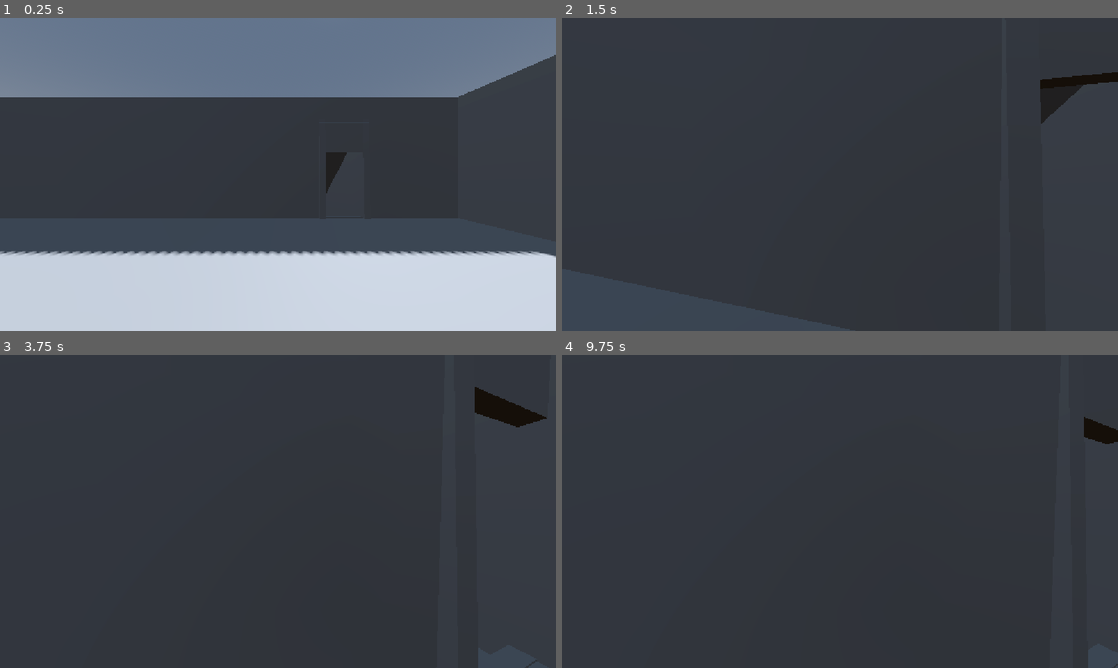
Above: before the commit, frames 1-4 (two rows, left to right).
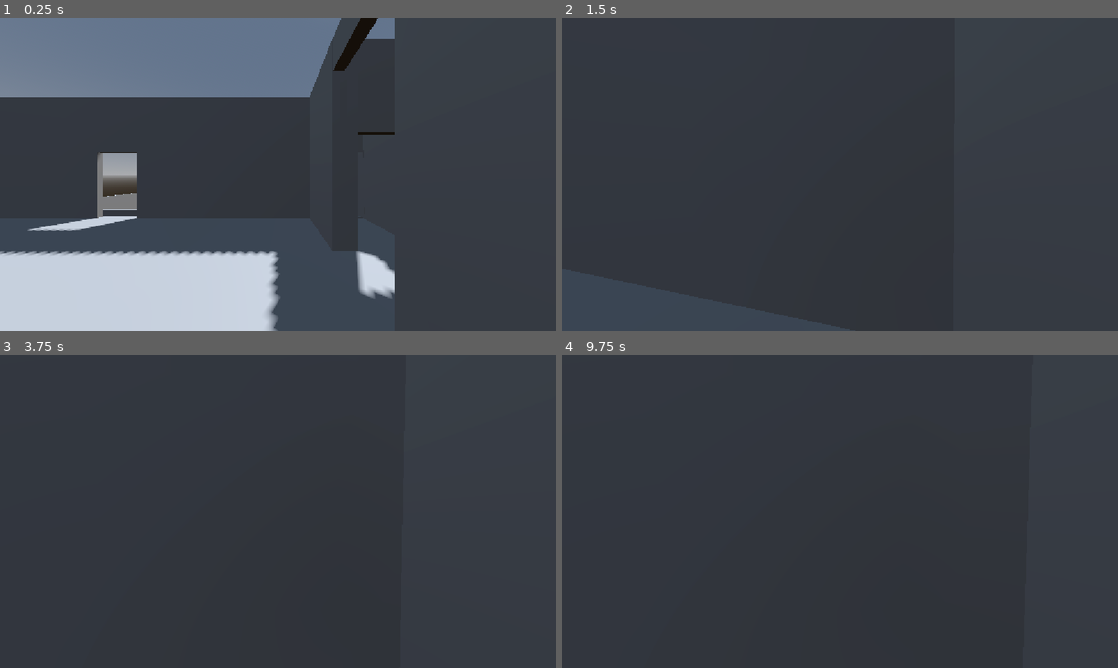
Above: after the commit, the same moments.

Repository: jh4smine/Nyctophobia
Game: Godot game, scene res://levels/main_house.tscn
Same seed, same stepped clock (60 frames per second), same inputs: the game is played once before the commit and once after it.
Inputs (mouse positions are in pixels of both pictures, inside the frame that each line leads up to):
- Up to frame 1 (0.25 s): no input
- Up to frame 2 (1.5 s): tap Enter at 0.5 s; move the mouse to (867, 174) at 0.52 s; hold Shift (sprint) 0.53-1.28 s; hold W (up) from 0.53 s (still down); move the mouse to (812, 174) at 1.27 s; tap Shift (sprint) at 1.35 s
- Up to frame 3 (3.75 s): keep holding W (up); move the mouse to (289, 505) at 2.02 s; hold Shift (sprint) 2.03-2.78 s; tap Space at 2.75 s; move the mouse to (272, 517) at 2.77 s; tap Shift (sprint) at 2.85 s; tap Enter at 3.5 s; move the mouse to (316, 514) at 3.52 s; hold Shift (sprint) from 3.53 s (still down)
- Up to frame 4 (9.75 s): move the mouse to (795, 508) at 4.27 s; release Shift (sprint) at 4.28 s; tap Shift (sprint) every 1.5 s from 4.35 to 8.85 s; tap Space at 5, 9.5 s; move the mouse to (845, 511) at 5.02 s; hold Shift (sprint) 5.03-5.78 s; tap Enter at 5.75 s; move the mouse to (817, 505) at 5.77 s; release W (up) at 5.78 s; hold D (right) 5.78-6.53 s; move the mouse to (867, 511) at 6.52 s; hold Shift (sprint) 6.53-7.28 s; hold W (up) 6.53-8.78 s; move the mouse to (812, 511) at 7.27 s; move the mouse to (851, 505) at 8.02 s; hold Shift (sprint) 8.03-8.78 s; move the mouse to (834, 517) at 8.77 s; hold A (left) 8.78-9.53 s; move the mouse to (878, 514) at 9.52 s; hold W (up) from 9.53 s (still down); hold Shift (sprint) from 9.53 s (still down)

The runs differ from the first frame. In frame 1, 24% of the frame differs, in the area x 4-100%, y 0-100%; in frame 2, 0.9%; in frame 3, 0.8%; in frame 4, 0.3%.

Commit message:
Interior Update

Diff:
--- a/levels/main_house.tscn
+++ b/levels/main_house.tscn
@@ -4,6 +4,7 @@
 [ext_resource type="Script" uid="uid://nbtp0gtardcu" path="res://levels/player.gd" id="1_qm5cn"]
 [ext_resource type="PackedScene" uid="uid://dt6xn86ixgpp2" path="res://levels/room_3.tscn" id="2_mj00m"]
 [ext_resource type="PackedScene" uid="uid://dgmh1nofspug2" path="res://levels/room_4.tscn" id="3_japt6"]
+[ext_resource type="PackedScene" uid="uid://dqd3outtib4h2" path="res://scenes/grass.tscn" id="5_10hv1"]
 
 [sub_resource type="ProceduralSkyMaterial" id="ProceduralSkyMaterial_qm5cn"]
 sky_horizon_color = Color(0.66224277, 0.6717428, 0.6867428, 1)
@@ -31,6 +32,7 @@
 environment = SubResource("Environment_mj00m")
 
 [node name="LivingRoom" type="CSGCombiner3D" parent="." unique_id=318254334]
+transform = Transform3D(1, 0, 0, 0, 1, 0, 0, 0, 1, 1.7727246, 0, 0)
 use_collision = true
 
 [node name="OuterBox" type="CSGBox3D" parent="LivingRoom" unique_id=696877666]
@@ -43,19 +45,90 @@
 size = Vector3(19.6, 4.8, 17.6)
 
 [node name="BasementHole" type="CSGBox3D" parent="LivingRoom" unique_id=2030939508]
-transform = Transform3D(1, 0, 0, 0, 1, 0, 0, 0, 1, 2.644537, -0.5444939, -4.685742)
+transform = Transform3D(1, 0, 0, 0, 1, 0, 0, 0, 1, 0.8662944, -0.5444939, -4.685742)
 operation = 2
 size = Vector3(1.5, 2.5, 2.5078125)
 
-[node name="CSGPolygon3D" type="CSGPolygon3D" parent="LivingRoom" unique_id=799777130]
-transform = Transform3D(-0.00048500672, 0, 0.9999999, 2.9802322e-08, 1, -1.4551915e-11, -0.9999999, 0, -0.00048500672, 1.8825135, 0.3136201, -5.4781084)
-polygon = PackedVector2Array(-0.6362629, 1.6329563, 7.175119, -5.249003, -0.9512973, -10.142584)
-depth = 0.23
-
-[node name="CSGPolygon3D2" type="CSGPolygon3D" parent="LivingRoom" unique_id=422125477]
-transform = Transform3D(-0.00048500672, 0, 0.9999999, 2.9802322e-08, 1, -1.4551915e-11, -0.9999999, 0, -0.00048500672, 3.5353465, 0.3136201, -5.4781084)
-polygon = PackedVector2Array(-0.6362629, 1.6329563, 7.175119, -5.249003, -0.9512973, -10.142584)
-depth = 0.23
+[node name="Door" type="CSGBox3D" parent="LivingRoom" unique_id=1531464510]
+transform = Transform3D(1, 0, 0, 0, 1, 0, 0, 0, 1, 3.4714465, -0.5564418, 12.898901)
+operation = 2
+size = Vector3(1.5, 2.5, 0.5751953)
+
+[node name="Door2" type="CSGBox3D" parent="LivingRoom" unique_id=1998366041]
+transform = Transform3D(1, 0, 0, 0, 1, 0, 0, 0, 1, -7.823072, -0.5564418, -5.0114594)
+operation = 2
+size = Vector3(1.5, 2.5, 0.5751953)
+
+[node name="Walls" type="Node" parent="LivingRoom" unique_id=1702240828]
+
+[node name="CSGBox3D" type="CSGBox3D" parent="LivingRoom/Walls" unique_id=361522835]
+transform = Transform3D(1, 0, 0, 0, 1, 0, 0, 0, 1, 1.3994336, 0.2961626, 11.855238)
+size = Vector3(0.25341797, 5, 1.8049316)
+
+[node name="CSGBox3D6" type="CSGBox3D" parent="LivingRoom/Walls" unique_id=698631784]
+transform = Transform3D(1, 0, 0, 0, 1, 0, 0, 0, 1, 1.3994336, 0.2961626, -0.9021917)
+size = Vector3(0.25341797, 5, 0.8013916)
+
+[node name="CSGBox3D8" type="CSGBox3D" parent="LivingRoom/Walls" unique_id=952068218]
+transform = Transform3D(1, 0, 0, 0, 1, 0, 0, 0, 1, 1.3994336, 2.4455156, 4.100928)
+size = Vector3(0.25341797, 0.70129395, 13.717499)
+
+[node name="CSGBox3D7" type="CSGBox3D" parent="LivingRoom/Walls" unique_id=757786531]
+transform = Transform3D(1, 0, 0, 0, 1, 0, 0, 0, 1, 1.3994336, 0.2961626, 8.933352)
+size = Vector3(0.25341797, 5, 0.8013916)
+
+[node name="CSGBox3D9" type="CSGBox3D" parent="LivingRoom/Walls" unique_id=1687733959]
+transform = Transform3D(1, 0, 0, 0, 1, 0, 0, 0, 1, -9.659014, 0.2961626, 3.857194)
+use_collision = true
+size = Vector3(0.25341797, 5, 5.0312576)
+
+[node name="CSGBox3D10" type="CSGBox3D" parent="LivingRoom/Walls" unique_id=105441754]
+transform = Transform3D(1, 0, 0, 0, 1, 0, 0, 0, 1, -10.216997, 0.2961626, 6.2054486)
+use_collision = true
+size = Vector3(1.3693848, 5, 0.33474827)
+
+[node name="CSGBox3D11" type="CSGBox3D" parent="LivingRoom/Walls" unique_id=915521661]
+transform = Transform3D(1, 0, 0, 0, 1, 0, 0, 0, 1, -10.216997, 0.2961626, 1.4516335)
+use_collision = true
+size = Vector3(1.3693848, 5, 0.33474827)
+
+[node name="CSGBox3D2" type="CSGBox3D" parent="LivingRoom/Walls" unique_id=1886830827]
+transform = Transform3D(0.9999385, 0, -0.01108965, 0, 1, 0, 0.01108965, 0, 0.9999385, 1.5534158, 0.2961626, -3.8202524)
+size = Vector3(0.56140137, 5, 2.102478)
+
+[node name="CSGBox3D4" type="CSGBox3D" parent="LivingRoom/Walls" unique_id=1478922099]
+transform = Transform3D(0.99984145, 0, -0.01781113, 0, 1, 0, 0.01781113, 0, 0.99984145, 3.5444813, 0.2961626, -3.8232927)
+size = Vector3(0.5015259, 5, 2.102478)
+
+[node name="CSGBox3D3" type="CSGBox3D" parent="LivingRoom/Walls" unique_id=67706310]
+transform = Transform3D(-0.0045200456, 0, 0.99998975, 0, 1, 0, -0.99998975, 0, -0.0045200456, 2.4846857, 1.7849627, -2.8993125)
+size = Vector3(0.25341797, 2.0224, 2.102478)
+
+[node name="CSGBox3D5" type="CSGBox3D" parent="LivingRoom/Walls" unique_id=1145645754]
+transform = Transform3D(-0.0045200456, 0, 0.99998975, 0, 1, 0, -0.99998975, 0, -0.0045200456, 6.2999635, -0.8233187, -4.2521)
+size = Vector3(1.3878021, 2.1343918, 5.100399)
+
+[node name="Window2" type="CSGBox3D" parent="LivingRoom" unique_id=628220706]
+transform = Transform3D(1, 0, 0, 0, 1, 0, 0, 0, 1, -12.403158, 0.8300621, 8.744074)
+operation = 2
+size = Vector3(1.5, 3.3691406, 2.3574524)
+
+[node name="Window3" type="CSGBox3D" parent="LivingRoom" unique_id=498537793]
+transform = Transform3D(1, 0, 0, 0, 1, 0, 0, 0, 1, -12.403158, 0.8300621, -1.2180653)
+operation = 2
+size = Vector3(1.5, 3.3691406, 2.3574524)
+
+[node name="Stairs" type="CSGPolygon3D" parent="LivingRoom" unique_id=166102476]
+transform = Transform3D(-0.018149586, 0, -0.9998353, 0, 1, 0, 0.9998353, 0, -0.018149586, 1.9782038, 0.24049544, -3.8548927)
+polygon = PackedVector2Array(0, 0, 0.5, 0, 0.5, -0.5, 0.9, -0.5, 0.9, -0.9, 1.3, -0.9, 1.3, -1.3, 1.7, -1.3, 1.7, -1.7, 2.1, -1.7, 2.1, -2.1, 2.5, -2.1, 2.5, -2.5, 2.9, -2.5, 2.9, -2.9, 3.3, -2.9, 3.3, -3.3, 3.3, -4.1, 0, -4, 0, 0)
+depth = 2.48
+
+[node name="Stairs2" type="CSGPolygon3D" parent="LivingRoom" unique_id=1985014761]
+transform = Transform3D(-0.006068155, 0, 0.9999816, 0, 1, 0, -0.9999816, 0, -0.006068155, 6.9403853, 2.394446, -1.5351658)
+polygon = PackedVector2Array(0, 0, 0.5, 0, 0.5, -0.5, 0.9, -0.5, 0.9, -0.9, 1.3, -0.9, 1.3, -1.3, 1.7, -1.3, 1.7, -1.7, 2.1, -1.7, 2.1, -2.1, 2.5, -2.1, 2.5, -2.5, 2.9, -2.5, 2.9, -2.9, 3.3, -2.9, 3.3, -3.3, 3.3, -4.1, 0, -4, 0, 0)
+depth = 2.48
+
+[node name="Windows" type="Node" parent="." unique_id=393795177]
 
 [node name="Basement" type="CSGCombiner3D" parent="." unique_id=304267899]
 transform = Transform3D(1, 0, 0, 0, 1, 0, 0, 0, 1, -0.0056562424, -3.9864926, -0.14846611)
@@ -97,6 +170,16 @@
 [node name="CSGBox3D2" type="CSGBox3D" parent="Basement" unique_id=102464986]
 transform = Transform3D(1, 0, 0, 0, 1, 0, 0, 0, 1, 1.781467, -2.9295955, -8.413172)
 size = Vector3(0.20905113, 4.0128784, 7.96756)
+
+[node name="CSGPolygon3D" type="CSGPolygon3D" parent="Basement" unique_id=799777130]
+transform = Transform3D(-0.00048500672, 0, 0.9999999, 2.9802322e-08, 1, -1.4551915e-11, -0.9999999, 0, -0.00048500672, 1.8881698, 4.3001127, -5.3296423)
+polygon = PackedVector2Array(-0.6362629, 1.6329563, 7.175119, -5.249003, -0.9512973, -10.142584)
+depth = 0.23
+
+[node name="CSGPolygon3D2" type="CSGPolygon3D" parent="Basement" unique_id=422125477]
+transform = Transform3D(-0.00048500672, 0, 0.9999999, 2.9802322e-08, 1, -1.4551915e-11, -0.9999999, 0, -0.00048500672, 3.5410028, 4.3001127, -5.3296423)
+polygon = PackedVector2Array(-0.6362629, 1.6329563, 7.175119, -5.249003, -0.9512973, -10.142584)
+depth = 0.23
 
 [node name="CSGBox3D4" type="CSGBox3D" parent="Basement" unique_id=1219591288]
 transform = Transform3D(1, 0, 0, 0, 1, 0, 0, 0, 1, 3.4190845, -2.9295955, -8.371836)
@@ -139,3 +222,8 @@
 [node name="MeshInstance3D" type="MeshInstance3D" parent="Player" unique_id=1574587740]
 transform = Transform3D(1, 0, 0, 0, 1, 0, 0, 0, 1, -0.048365712, -0.6441304, -0.049092233)
 mesh = SubResource("CapsuleMesh_103ce")
+
+[node name="Exterior" type="Node" parent="." unique_id=1007376788]
+
+[node name="Grass" parent="Exterior" unique_id=887796223 instance=ExtResource("5_10hv1")]
+transform = Transform3D(1, 0, 0, 0, 1, 0, 0, 0, 1, -20.453257, -2.3863645, 2.8010187)
--- /dev/null
+++ b/scenes/grass.tscn
@@ -0,0 +1,24 @@
+[gd_scene format=3 uid="uid://dqd3outtib4h2"]
+
+[sub_resource type="BoxShape3D" id="BoxShape3D_dtglo"]
+size = Vector3(11.430908, 1, 17.80957)
+
+[sub_resource type="StandardMaterial3D" id="StandardMaterial3D_wt34f"]
+albedo_color = Color(0.13333334, 0.16862746, 0.015686275, 1)
+
+[sub_resource type="QuadMesh" id="QuadMesh_u0ya7"]
+size = Vector2(12, 18)
+orientation = 1
+
+[node name="Grass" type="Node3D" unique_id=887796223]
+
+[node name="StaticBody3D" type="StaticBody3D" parent="." unique_id=1868416492]
+
+[node name="CollisionShape3D" type="CollisionShape3D" parent="StaticBody3D" unique_id=1028491435]
+transform = Transform3D(1, 0, 0, 0, 1, 0, 0, 0, 1, 2.2489014, -0.22729492, 1.5374756)
+shape = SubResource("BoxShape3D_dtglo")
+
+[node name="MeshInstance3D" type="MeshInstance3D" parent="StaticBody3D" unique_id=497875009]
+transform = Transform3D(1, 0, 0, 0, 1, 0, 0, 0, 1, 2.1233008, 0, 1.5397243)
+material_override = SubResource("StandardMaterial3D_wt34f")
+mesh = SubResource("QuadMesh_u0ya7")
